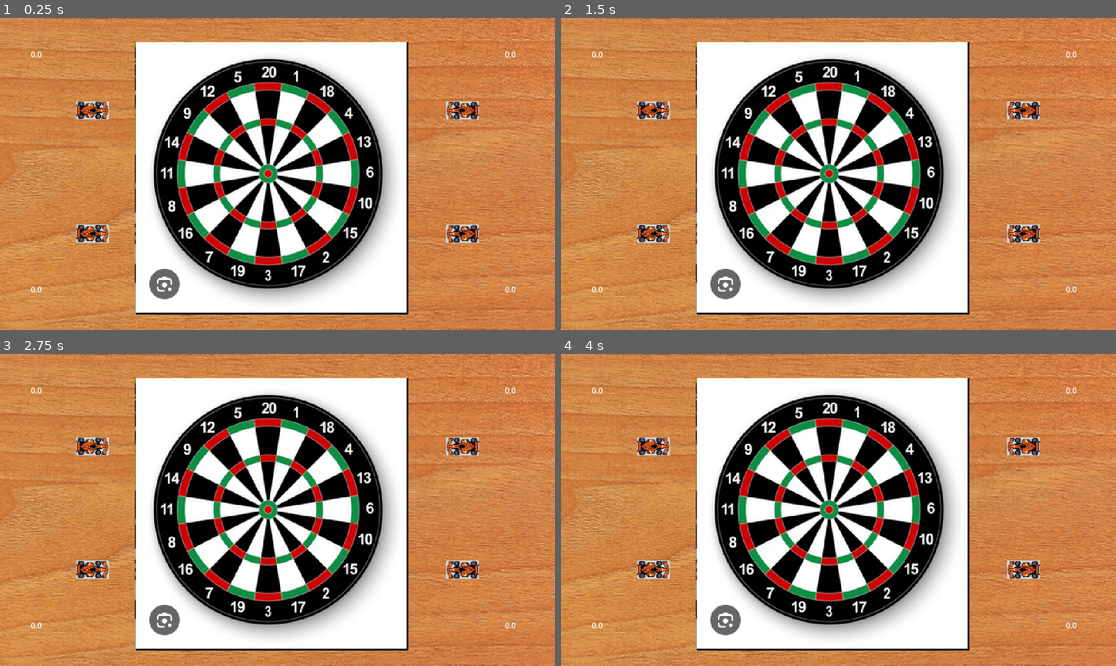
Above: before the commit, frames 1-4 (two rows, left to right).
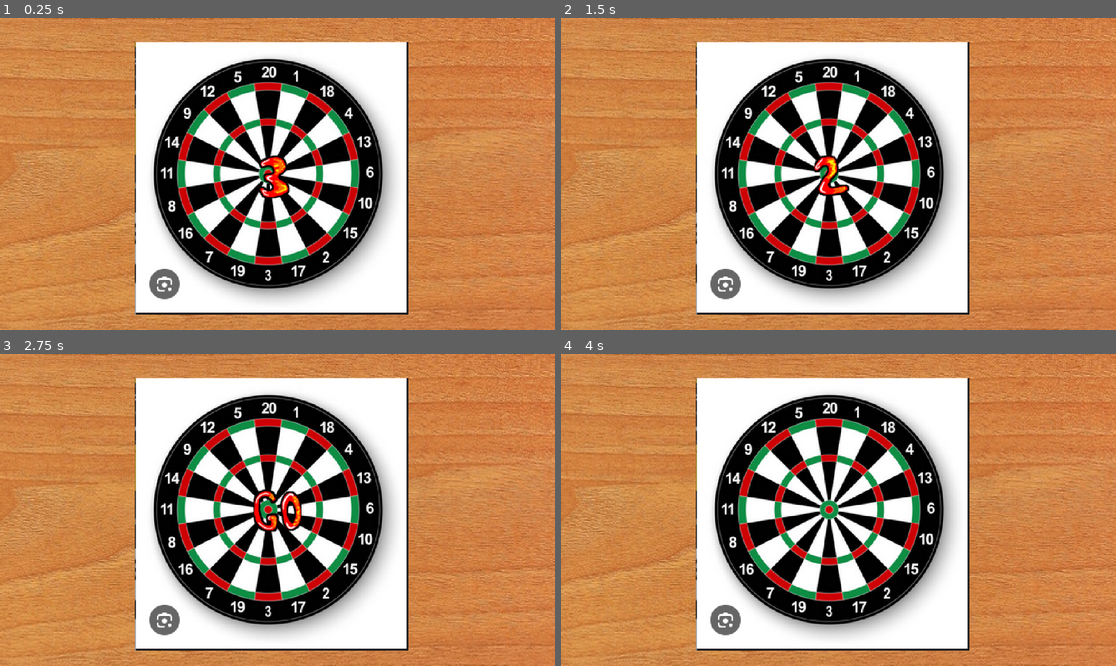
Above: after the commit, the same moments.

Repository: mamRobles/Las_ratas_dan_la_lata
Game: Godot game, scene res://MINI3/Scenes/escenario-MINI3.tscn
Two runs of this game, one before a commit and one after it. Both use one fixed random seed, a clock stepped at 60 frames per second and the inputs below. This scene is started directly instead of the project's main scene.
Inputs:
- Up to frame 1 (0.25 s): no input
- Up to frame 2 (1.5 s): tap Enter at 0.5 s; tap Space at 1.25 s
- Up to frame 3 (2.75 s): tap Enter at 2 s
- Up to frame 4 (4 s): tap Space at 2.75 s; tap Enter at 3.5 s

The runs differ from the first frame. In frame 1, 2.0% of the frame differs, in the area x 5-93%, y 10-88%; in frame 2, 1.9%; in frame 3, 2.2%; in frame 4, 1.5%.

Commit message:
MINI3: Inicio y fin del minijuego

Diff:
--- a/MINI3/Scenes/escenario-MINI3.tscn
+++ b/MINI3/Scenes/escenario-MINI3.tscn
@@ -1,8 +1,9 @@
-[gd_scene load_steps=11 format=3 uid="uid://c8yy6kjobhw2i"]
+[gd_scene load_steps=17 format=3 uid="uid://c8yy6kjobhw2i"]
 
 [ext_resource type="Texture2D" uid="uid://bspft57ly7yy4" path="res://MINI1/Sprites/suelo-MINI1.png" id="1_3afbo"]
 [ext_resource type="Script" uid="uid://bqn7fbjpn4eo1" path="res://MINI3/Scripts/escenario-MINI3.gd" id="1_8cx1r"]
 [ext_resource type="Texture2D" uid="uid://bjt08kj2hlxn" path="res://MINI3/Sprites/diana-MINI3.png" id="2_8cx1r"]
+[ext_resource type="Texture2D" uid="uid://cxrygi01i258d" path="res://MINI1/Sprites/321go-MINI1.png" id="4_y2mtw"]
 
 [sub_resource type="CircleShape2D" id="CircleShape2D_8cx1r"]
 radius = 240.0
@@ -24,6 +25,42 @@
 
 [sub_resource type="RectangleShape2D" id="RectangleShape2D_mrnno"]
 size = Vector2(24, 696)
+
+[sub_resource type="AtlasTexture" id="AtlasTexture_b7t66"]
+atlas = ExtResource("4_y2mtw")
+region = Rect2(0, 0, 50, 68)
+
+[sub_resource type="AtlasTexture" id="AtlasTexture_ipw43"]
+atlas = ExtResource("4_y2mtw")
+region = Rect2(53, 0, 50, 68)
+
+[sub_resource type="AtlasTexture" id="AtlasTexture_xrxnw"]
+atlas = ExtResource("4_y2mtw")
+region = Rect2(106, 0, 50, 68)
+
+[sub_resource type="AtlasTexture" id="AtlasTexture_xw5w2"]
+atlas = ExtResource("4_y2mtw")
+region = Rect2(159, 0, 50, 68)
+
+[sub_resource type="SpriteFrames" id="SpriteFrames_l4ceu"]
+animations = [{
+"frames": [{
+"duration": 1.0,
+"texture": SubResource("AtlasTexture_b7t66")
+}, {
+"duration": 1.0,
+"texture": SubResource("AtlasTexture_ipw43")
+}, {
+"duration": 1.0,
+"texture": SubResource("AtlasTexture_xrxnw")
+}, {
+"duration": 1.0,
+"texture": SubResource("AtlasTexture_xw5w2")
+}],
+"loop": true,
+"name": &"default",
+"speed": 5.0
+}]
 
 [node name="Escenario-mini3" type="Node2D"]
 script = ExtResource("1_8cx1r")
@@ -120,9 +157,41 @@
 position = Vector2(1164, 324)
 shape = SubResource("RectangleShape2D_mrnno")
 
+[node name="Inicio" type="Timer" parent="."]
+wait_time = 3.0
+one_shot = true
+autostart = true
+
+[node name="Fin" type="Timer" parent="."]
+wait_time = 25.0
+one_shot = true
+autostart = true
+
+[node name="MostrarGanadores" type="Timer" parent="."]
+wait_time = 3.0
+one_shot = true
+
+[node name="CuentaAtrasInicio" type="AnimatedSprite2D" parent="."]
+z_index = 20
+position = Vector2(576, 320)
+scale = Vector2(2, 2)
+sprite_frames = SubResource("SpriteFrames_l4ceu")
+speed_scale = 0.25
+
+[node name="CuentaAtrasFin" type="AnimatedSprite2D" parent="."]
+visible = false
+z_index = 20
+position = Vector2(576, 320)
+scale = Vector2(2, 2)
+sprite_frames = SubResource("SpriteFrames_l4ceu")
+speed_scale = 0.25
+
 [connection signal="body_entered" from="Puntos1" to="." method="_on_puntos_body_entered"]
 [connection signal="body_exited" from="Puntos1" to="." method="_on_puntos_body_exited"]
 [connection signal="body_entered" from="Puntos2" to="." method="_on_puntos_body_entered"]
 [connection signal="body_exited" from="Puntos2" to="." method="_on_puntos_body_exited"]
 [connection signal="body_entered" from="Puntos3" to="." method="_on_puntos_body_entered"]
 [connection signal="body_exited" from="Puntos3" to="." method="_on_puntos_body_exited"]
+[connection signal="timeout" from="Inicio" to="." method="_on_inicio_timeout"]
+[connection signal="timeout" from="Fin" to="." method="_on_fin_timeout"]
+[connection signal="timeout" from="MostrarGanadores" to="." method="_on_mostrar_ganadores_timeout"]
--- /dev/null
+++ b/MINI3/Scenes/ganadores-MINI3.tscn
@@ -0,0 +1,105 @@
+[gd_scene load_steps=7 format=3 uid="uid://bsrm6hl1g6wpg"]
+
+[ext_resource type="Script" uid="uid://kfi03rogp3i0" path="res://MINI3/Scripts/ganadores-MINI3.gd" id="1_sr3ra"]
+
+[sub_resource type="StyleBoxFlat" id="StyleBoxFlat_wx6lg"]
+bg_color = Color(0.117647, 0.117647, 0.117647, 1)
+border_width_left = 10
+border_width_top = 10
+border_width_right = 10
+border_width_bottom = 10
+border_color = Color(0, 0.470588, 0.313726, 1)
+corner_radius_top_left = 20
+corner_radius_top_right = 20
+corner_radius_bottom_right = 20
+corner_radius_bottom_left = 20
+
+[sub_resource type="StyleBoxFlat" id="StyleBoxFlat_htp75"]
+bg_color = Color(0, 0.305882, 0.203922, 1)
+corner_radius_top_left = 20
+corner_radius_top_right = 20
+corner_radius_bottom_right = 20
+corner_radius_bottom_left = 20
+shadow_size = 5
+shadow_offset = Vector2(5, 5)
+
+[sub_resource type="StyleBoxFlat" id="StyleBoxFlat_gpw8g"]
+bg_color = Color(0, 0.388235, 0.258824, 1)
+corner_radius_top_left = 20
+corner_radius_top_right = 20
+corner_radius_bottom_right = 20
+corner_radius_bottom_left = 20
+shadow_size = 5
+shadow_offset = Vector2(5, 5)
+
+[sub_resource type="StyleBoxFlat" id="StyleBoxFlat_ik6xb"]
+bg_color = Color(0, 0.223529, 0.14902, 1)
+corner_radius_top_left = 20
+corner_radius_top_right = 20
+corner_radius_bottom_right = 20
+corner_radius_bottom_left = 20
+shadow_size = 5
+shadow_offset = Vector2(5, 5)
+
+[sub_resource type="StyleBoxFlat" id="StyleBoxFlat_x28ss"]
+bg_color = Color(0, 0.470588, 0.313726, 1)
+corner_radius_top_left = 20
+corner_radius_top_right = 20
+corner_radius_bottom_right = 20
+corner_radius_bottom_left = 20
+shadow_size = 5
+shadow_offset = Vector2(5, 5)
+
+[node name="Control" type="Control"]
+layout_mode = 3
+anchors_preset = 15
+anchor_right = 1.0
+anchor_bottom = 1.0
+grow_horizontal = 2
+grow_vertical = 2
+script = ExtResource("1_sr3ra")
+
+[node name="PanelContainer" type="PanelContainer" parent="."]
+layout_mode = 1
+anchors_preset = -1
+anchor_left = 0.1
+anchor_top = 0.1
+anchor_right = 0.9
+anchor_bottom = 0.9
+theme_override_styles/panel = SubResource("StyleBoxFlat_wx6lg")
+
+[node name="MarginContainer" type="MarginContainer" parent="PanelContainer"]
+layout_mode = 2
+theme_override_constants/margin_left = 30
+theme_override_constants/margin_top = 30
+theme_override_constants/margin_right = 30
+theme_override_constants/margin_bottom = 30
+
+[node name="VBoxContainer" type="VBoxContainer" parent="PanelContainer/MarginContainer"]
+layout_mode = 2
+theme_override_constants/separation = 30
+
+[node name="Label" type="Label" parent="PanelContainer/MarginContainer/VBoxContainer"]
+custom_minimum_size = Vector2(200, 50)
+layout_mode = 2
+size_flags_horizontal = 4
+theme_override_font_sizes/font_size = 30
+text = "Y las puntuaciones son..."
+horizontal_alignment = 1
+vertical_alignment = 1
+
+[node name="HBoxContainer" type="HBoxContainer" parent="PanelContainer/MarginContainer/VBoxContainer"]
+layout_mode = 2
+theme_override_constants/separation = 50
+alignment = 1
+
+[node name="Continuar" type="Button" parent="PanelContainer/MarginContainer/VBoxContainer"]
+custom_minimum_size = Vector2(300, 50)
+layout_mode = 2
+size_flags_horizontal = 4
+theme_override_font_sizes/font_size = 30
+theme_override_styles/focus = SubResource("StyleBoxFlat_htp75")
+theme_override_styles/hover = SubResource("StyleBoxFlat_gpw8g")
+theme_override_styles/pressed = SubResource("StyleBoxFlat_ik6xb")
+theme_override_styles/normal = SubResource("StyleBoxFlat_x28ss")
+text = "CONTINUAR"
--- /dev/null
+++ b/MINI3/Scripts/MINI3-ganadores.gd
@@ -0,0 +1 @@
+extends Control
--- a/MINI3/Scripts/escenario-MINI3.gd
+++ b/MINI3/Scripts/escenario-MINI3.gd
@@ -8,7 +8,6 @@
 @onready var pos4 = $jugador4_pos.global_position
 var posiciones : Array
 
-var num_jugadores: int = 4
 
 func add_player(indice):
 	#instanciar escena jugador
@@ -25,27 +24,33 @@
 
 	if indice == 0:
 		$Label_jugador1.visible = true
+		$Label_jugador1.text = INICIO.nombres_jugadores[indice]
 		jugador.rotate(deg_to_rad(180))
 	elif indice == 1:
 		$Label_jugador2.visible = true
+		$Label_jugador2.text = INICIO.nombres_jugadores[indice]
 	elif indice == 2:
 		$Label_jugador3.visible = true
+		$Label_jugador3.text = INICIO.nombres_jugadores[indice]
 		jugador.rotate(deg_to_rad(180))
 	elif indice == 3:
 		$Label_jugador4.visible = true
+		$Label_jugador4.text = INICIO.nombres_jugadores[indice]
 
 	add_child(jugador)
 
 
 func _ready():
 	posiciones  = [pos1,pos2,pos3,pos4]
-	#for i in range(INICIO.num_jugadores):
-	for i in range(num_jugadores):
+
+	for i in range(INICIO.num_jugadores):
 		add_player(i)
+
+	$CuentaAtrasInicio.play("default")
 
 func _process(delta: float) -> void:
 
-	for i in range(num_jugadores):
+	for i in range(INICIO.num_jugadores):
 		var jugador = jugadores[i]
 
 		if jugador.nivel == 1:
@@ -55,15 +60,6 @@
 		elif jugador.nivel == 3:
 			jugador.puntos += delta * 10
 
-		if i == 0:
-			$Label_jugador1.text = str(jugador.puntos)
-		elif i == 1:
-			$Label_jugador2.text = str(jugador.puntos)
-		elif i == 2:
-			$Label_jugador3.text = str(jugador.puntos)
-		elif i == 3:
-			$Label_jugador4.text = str(jugador.puntos)
-
 
 func _on_puntos_body_entered(body: Node2D) -> void:
 	if body.get_class() == "CharacterBody2D":		#Si es un jugador
@@ -72,3 +68,22 @@
 func _on_puntos_body_exited(body: Node2D) -> void:
 	if body.get_class() == "CharacterBody2D":		#Si es un jugador
 		body.nivel -= 1
+
+
+func _on_inicio_timeout() -> void:
+	MINI3.empezar = true
+	$CuentaAtrasInicio.visible = false
+	$Label_jugador1.visible = false
+	$Label_jugador2.visible = false
+	$Label_jugador3.visible = false
+	$Label_jugador4.visible = false
+
+func _on_fin_timeout() -> void:
+	$MostrarGanadores.start()
+	$CuentaAtrasFin.visible = true
+	$CuentaAtrasFin.play("default")
+
+func _on_mostrar_ganadores_timeout() -> void:
+	for i in range(INICIO.num_jugadores):
+		MINI3.puntos_MINI3[i] = int(jugadores[i].puntos / 10)
+	get_tree().change_scene_to_file("res://MINI3/Scenes/ganadores-MINI3.tscn")
--- /dev/null
+++ b/MINI3/Scripts/ganadores-MINI3.gd
@@ -0,0 +1,56 @@
+extends Control
+
+func _ready() -> void:
+	add_containers()
+
+func add_containers() -> void:
+
+	var h_contenedor = get_node("PanelContainer/MarginContainer/VBoxContainer/HBoxContainer")
+
+	var style = StyleBoxFlat.new()
+	style.bg_color = Color8(0, 120, 80)  #Color de la caja
+	style.corner_radius_top_left = 10    #Redondear bordes
+	style.corner_radius_top_right = 10
+	style.corner_radius_bottom_left = 10
+	style.corner_radius_bottom_right = 10
+
+
+
+	for i in range(INICIO.num_jugadores):
+		var v_contenedor = VBoxContainer.new()
+		#v_contenedor.size_flags_vertical = Control.SIZE_SHRINK_BEGIN
+		v_contenedor.add_theme_constant_override("separation", 30)
+
+		var nombre = Label.new()
+		nombre.name = "NombreJugador" + str(i+1)
+		nombre.text = INICIO.nombres_jugadores[i]
+		nombre.custom_minimum_size = Vector2(150, 50)
+		nombre.horizontal_alignment = HORIZONTAL_ALIGNMENT_CENTER
+		nombre.vertical_alignment = VERTICAL_ALIGNMENT_CENTER
+
+		var sprite = TextureRect.new()
+		sprite.name = "SpriteJugador" + str(i+1)
+		sprite.texture = load("res://MINI3/Sprites/cocheGanador-MINI3.png")
+
+		var puntos_suma = Label.new()
+		puntos_suma.name = "PuntosSumaJugador" + str(i+1)
+		puntos_suma.horizontal_alignment = HORIZONTAL_ALIGNMENT_CENTER
+		puntos_suma.vertical_alignment = VERTICAL_ALIGNMENT_CENTER
+
+		var puntos_total = Label.new()
+		puntos_total.name = "PuntosTotalJugador" + str(i+1)
+		puntos_total.horizontal_alignment = HORIZONTAL_ALIGNMENT_CENTER
+		puntos_total.vertical_alignment = VERTICAL_ALIGNMENT_CENTER
+
+		nombre.add_theme_stylebox_override("normal", style)
+		puntos_suma.text = "+" + str(MINI3.puntos_MINI3[i]) + " pts"
+		INICIO.puntos[i] += MINI3.puntos_MINI3[i]
+
+		puntos_total.text = str(INICIO.puntos[i])
+
+		v_contenedor.add_child(nombre)
+		v_contenedor.add_child(sprite)
+		v_contenedor.add_child(puntos_suma)
+		v_contenedor.add_child(puntos_total)
+
+		h_contenedor.add_child(v_contenedor)
--- a/MINI3/Scripts/jugador-MINI3.gd
+++ b/MINI3/Scripts/jugador-MINI3.gd
@@ -17,25 +17,27 @@
 var empuje_acumulado : Vector2 = Vector2.ZERO
 
 func _physics_process(delta: float) -> void:
-	var diravance = - Input.get_axis(RETROCEDER, AVANZAR)
-	var dirgiro = Input.get_axis(GIROIZQUIERDA, GIRODERECHA)
 
-	if diravance != 0:
-		rotate(deg_to_rad(dirgiro * delta * VELROT))
+	if MINI3.empezar:
+		var diravance = - Input.get_axis(RETROCEDER, AVANZAR)
+		var dirgiro = Input.get_axis(GIROIZQUIERDA, GIRODERECHA)
 
-	var direccion = Vector2(cos(rotation), sin(rotation))
-	velocity = direccion * diravance * VELOCIDAD + empuje_acumulado
+		if diravance != 0:
+			rotate(deg_to_rad(dirgiro * delta * VELROT))
 
-	move_and_slide()
-	empuje_acumulado = empuje_acumulado.move_toward(Vector2.ZERO, FRICCION * delta)
+		var direccion = Vector2(cos(rotation), sin(rotation))
+		velocity = direccion * diravance * VELOCIDAD + empuje_acumulado
+
+		move_and_slide()	#Utiliza velocity internamente
+		empuje_acumulado = empuje_acumulado.move_toward(Vector2.ZERO, FRICCION * delta)
 
 
-	for i in range(get_slide_collision_count()):
-		var choque = get_slide_collision(i)
-		var otroCoche = choque.get_collider()
-		if otroCoche is CharacterBody2D:
-			var empuje = (otroCoche.position - position).normalized() * EMPUJE
-			otroCoche.chocado(empuje)
+		for i in range(get_slide_collision_count()):
+			var choque = get_slide_collision(i)
+			var otroCoche = choque.get_collider()
+			if otroCoche is CharacterBody2D:
+				var empuje = (otroCoche.position - position).normalized() * EMPUJE
+				otroCoche.chocado(empuje)
 
 
 func chocado(empuje: Vector2) -> void:
--- /dev/null
+++ b/MINI3/Scripts/mini_3.gd
@@ -0,0 +1,4 @@
+extends Node
+
+var empezar : bool = false
+var puntos_MINI3 = [0, 0, 0, 0]
--- a/project.godot
+++ b/project.godot
@@ -20,6 +20,7 @@
 INICIO="*res://Inicio/Scripts/Inicio.gd"
 MINI1="*res://MINI1/Scripts/mini_1.gd"
 MINI2="*res://MINI2/Scenes/variables-MINI2.tscn"
+MINI3="*res://MINI3/Scripts/mini_3.gd"
 
 [input]
 
Not shown, added: MINI3/Scripts/MINI3-ganadores.gd.uid
Not shown, added: MINI3/Scripts/ganadores-MINI3.gd.uid
Not shown, added: MINI3/Scripts/mini_3.gd.uid
Binary file added: MINI3/Sprites/cocheGanador-MINI3.png
Not shown, added: MINI3/Sprites/cocheGanador-MINI3.png.import
